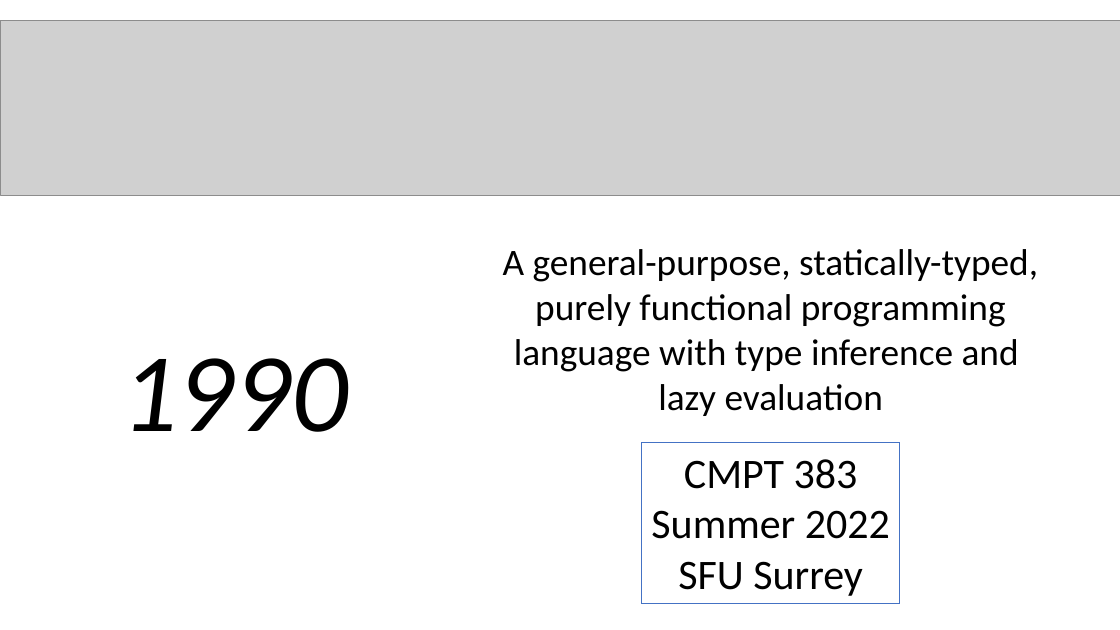
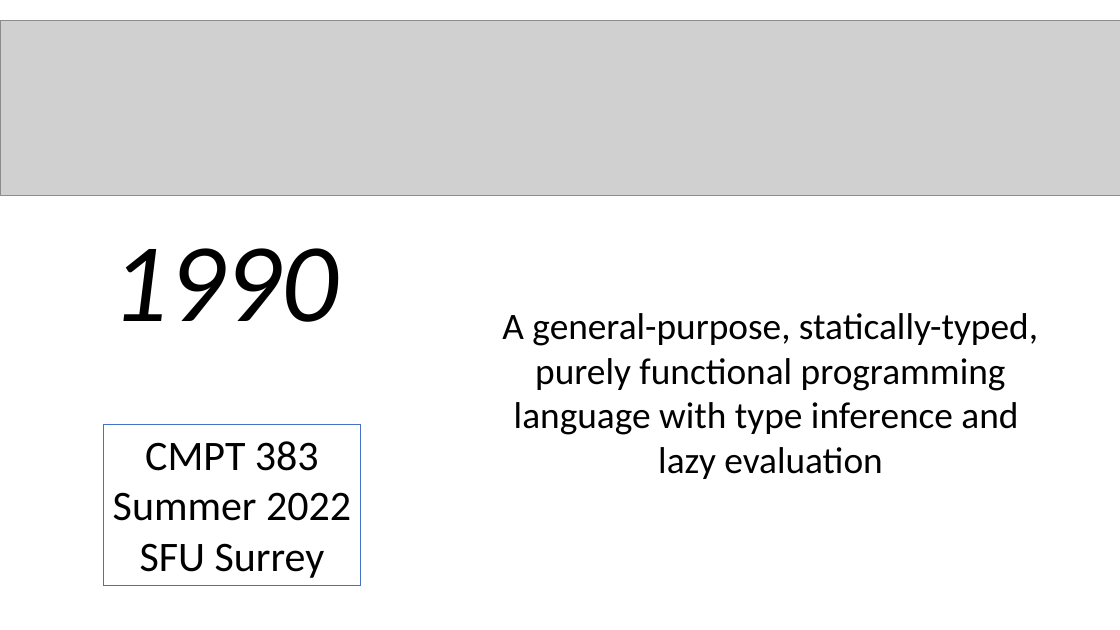
Before and after one commit to tjd1234/cmpt383summer2022, a slide deck: slide 1 of docs/languages/haskell/haskell1990.pptx. Drawn at 1120x630 pixels with LibreOffice and Linux fonts; fonts in the diff are those of the drawing; grey boxes stand for pictures. Boxes give left, top, right and bottom in pixels: in the first picture for what was removed or moved away, otherwise in the second. Text is boxed around its words. In the diff, an @@ line names an element or a change of style, - is before the commit and + after.

```diff
--- a/docs/languages/haskell/haskell1990.pptx
+++ b/docs/languages/haskell/haskell1990.pptx
@@ text "1990" moved from (x1=121, y1=358, x2=348, y2=432) to (x1=111, y1=248, x2=338, y2=322) @@
@@ text "A general-purpose, statically-typed, purely functional ..." moved from (x1=503, y1=249, x2=1038, y2=416) to (x1=502, y1=313, x2=1038, y2=479) @@
@@ rectangle "CMPT 383" moved from (x1=642, y1=442, x2=900, y2=603) to (x1=103, y1=424, x2=361, y2=586) @@
```
Also in this commit, not shown: 9 other slides changed, 1 slide added, 1 slide removed, 4 other files.
